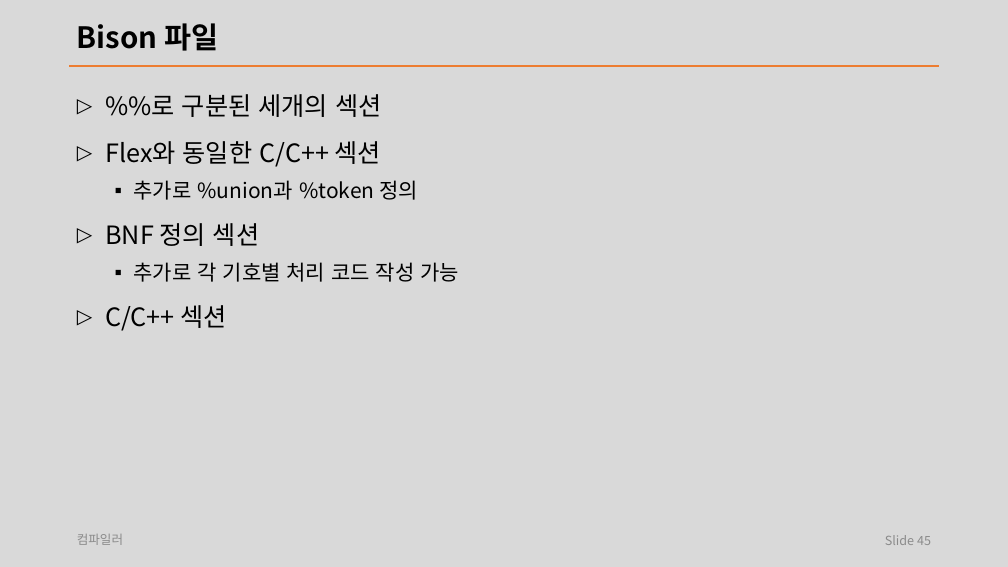
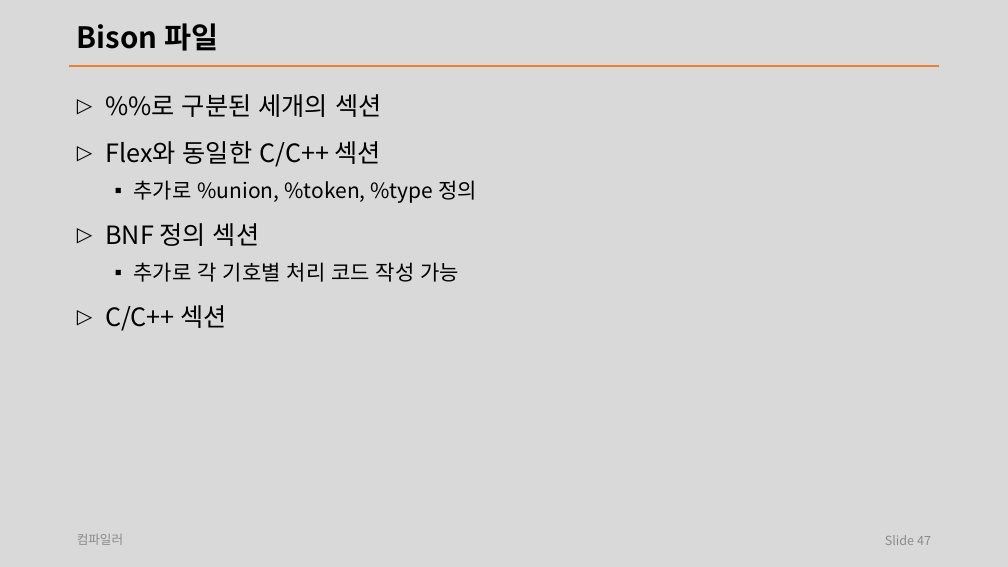
Before and after one commit to laxtools/article, a slide deck: slide 47 of programming/compiler/lecture/note.pptx (slide 45 before the commit). Drawn at 1008x567 pixels with LibreOffice and Linux fonts; fonts in the diff are those of the drawing. Boxes give left, top, right and bottom in pixels: in the first picture for what was removed or moved away, otherwise in the second. Text is boxed around its words. In the diff, an @@ line names an element or a change of style, - is before the commit and + after.

Commit message:
컴파일러 세미나 노트 정리.

```diff
--- a/programming/compiler/lecture/note.pptx
+++ b/programming/compiler/lecture/note.pptx
@@ text at [134,180,477,203]: text changed @@
-  ▪ 추가로 %union과 %token 정의
+  ▪ 추가로 %union, %token, %type 정의
@@ page number at [885,535,931,545]: text changed @@
-Slide 45
+Slide 47
```
Also in this commit, not shown: 4 other slides changed, 3 slides added, 8 other files.
